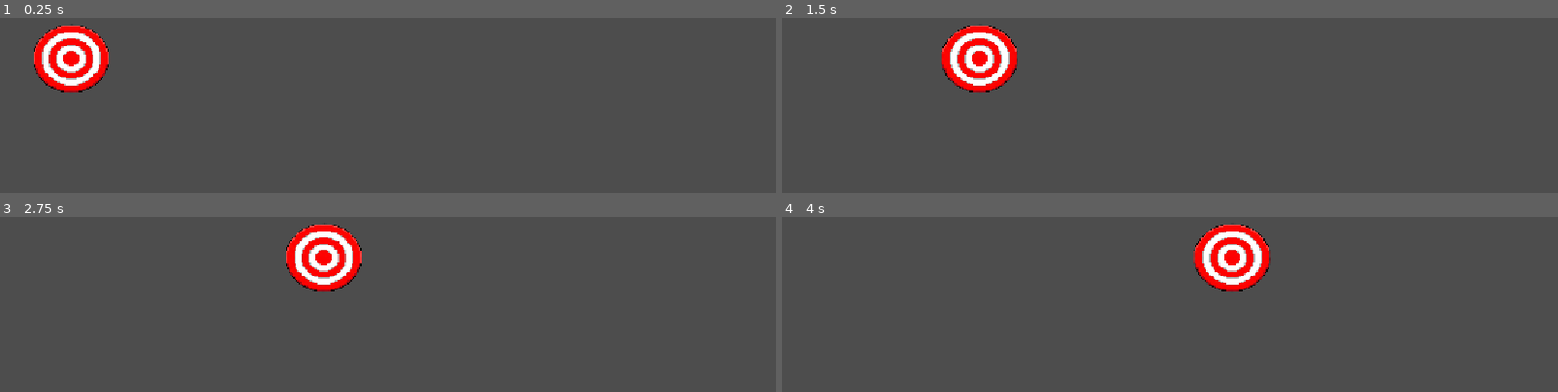
Above: before the commit, frames 1-4 (two rows, left to right).
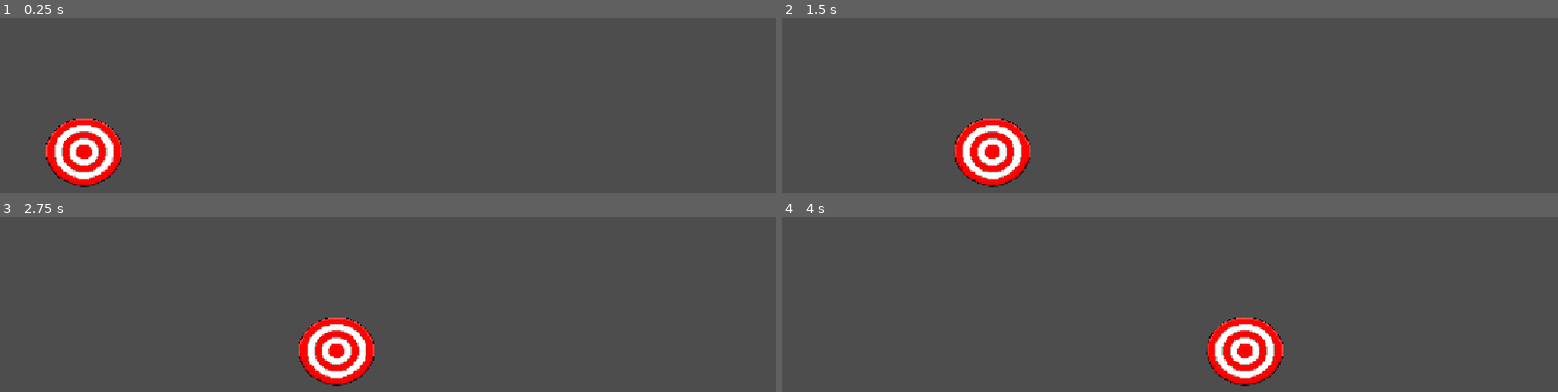
Above: after the commit, the same moments.

Repository: ditoslv/JOGO_CG2VA
Game: Godot game, scene res://scenes7/target.tscn
Same seed, same stepped clock (60 frames per second), same inputs: the game is played once before the commit and once after it. This scene is started directly instead of the project's main scene.
Inputs (mouse positions are in pixels of both pictures, inside the frame that each line leads up to):
- Up to frame 1 (0.25 s): no input
- Up to frame 2 (1.5 s): move the mouse to (outside the picture) at 0.52 s; click (outside the picture) at 0.67 s; move the mouse to (outside the picture) at 1.27 s; click (outside the picture) at 1.42 s
- Up to frame 3 (2.75 s): move the mouse to (465, 330) at 2.02 s; click (465, 330) at 2.17 s
- Up to frame 4 (4 s): move the mouse to (outside the picture) at 2.77 s; click (outside the picture) at 2.92 s; move the mouse to (outside the picture) at 3.52 s; click (outside the picture) at 3.67 s

The runs differ from the first frame. In frame 1, 6.0% of the frame differs, in the area x 4-16%, y 4-97%; in frame 2, 6.0%, in the area x 20-32%, y 4-97%; in frame 3, 6.0%; in frame 4, 6.0%.

Commit message:
feat: adiciona sprite definitivo e particulas de impacto no alvo

Diff:
--- a/scenes7/target.tscn
+++ b/scenes7/target.tscn
@@ -7,6 +7,21 @@
 script = ExtResource("1_md1p4")
 
 [node name="Sprite2D" type="Sprite2D" parent="." unique_id=1504664919]
-position = Vector2(64.89739, 72.98732)
+position = Vector2(84.00001, 212)
 scale = Vector2(0.14442465, 0.13385083)
 texture = ExtResource("2_md1p4")
+
+[node name="CPUParticles2D" type="CPUParticles2D" parent="." unique_id=1830033708]
+position = Vector2(1, -3)
+emitting = false
+amount = 20
+one_shot = true
+explosiveness = 1.0
+emission_shape = 1
+emission_sphere_radius = 0.01
+spread = 180.0
+gravity = Vector2(0, 200)
+initial_velocity_min = 150.0
+initial_velocity_max = 300.0
+scale_amount_max = 3.0
+color = Color(0.80302876, 0, 0.104973994, 1)
